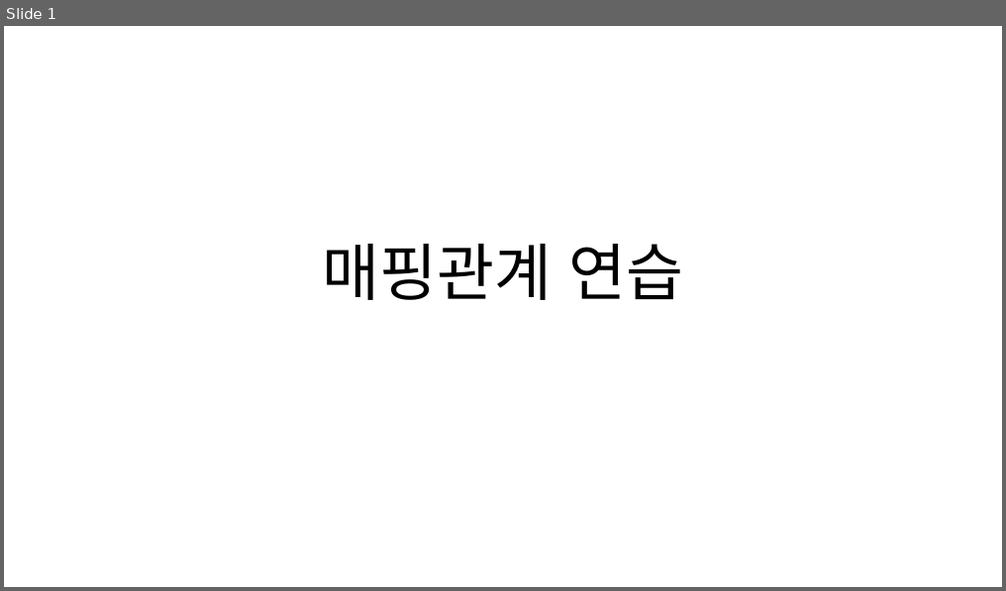
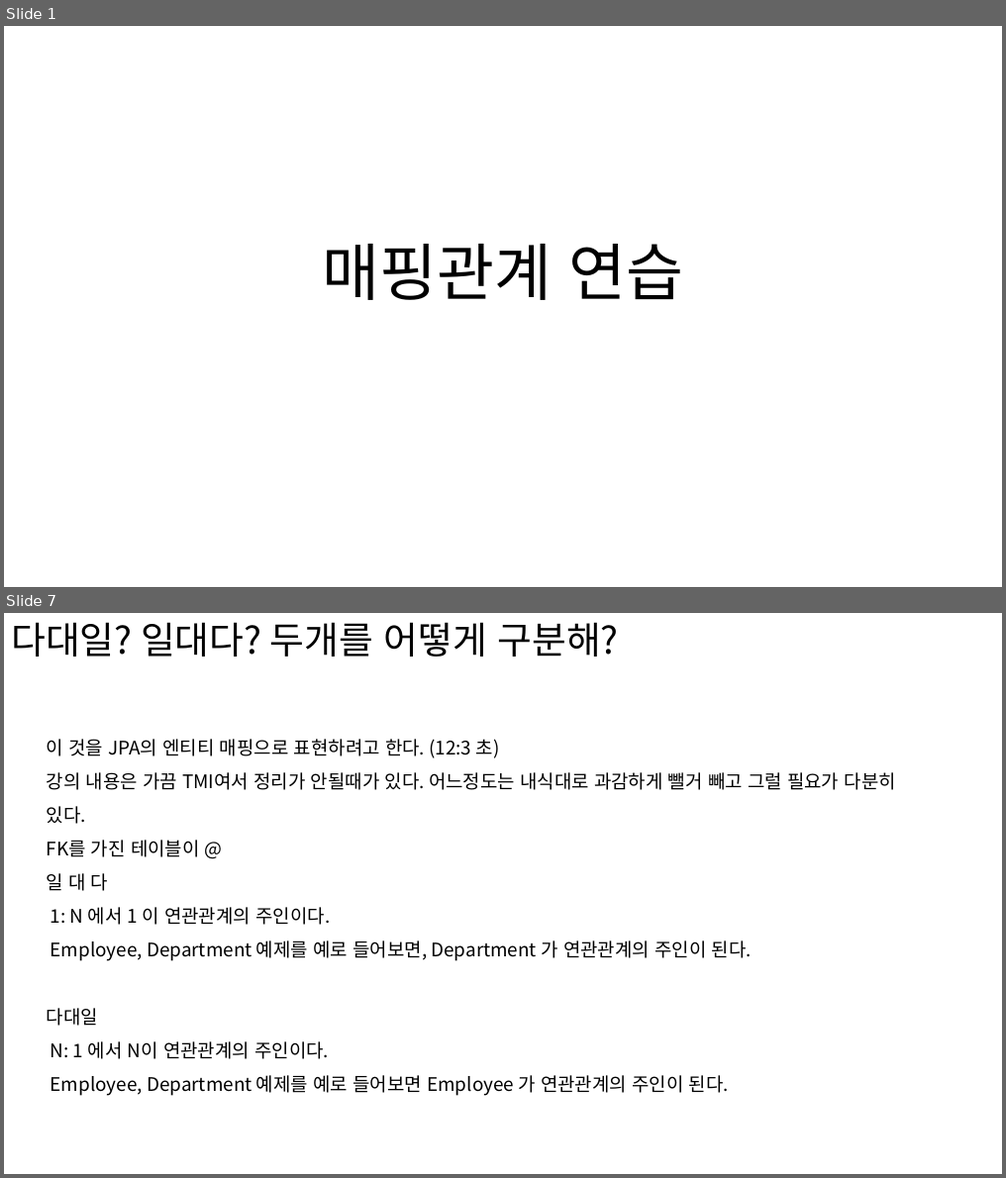
Before and after one commit to soon-good/study_archives, a slide deck: java/JPA/매핑관계_연습.pptx. Shown one above the other, each under a label of ours: slide 1 before the commit, slides 1 and 7 after it; the slides between them are not shown. The pictures are 1006x591 and 1006x1178 pixels, drawn with LibreOffice and Linux fonts; fonts in the diff are those of the drawing. Boxes give left, top, right and bottom in pixels: in the first picture for what was removed or moved away, otherwise in the second. Text is boxed around its words. In the diff, an @@ line names an element or a change of style, - is before the commit and + after.

Commit message:
JPA BASIC : 엔티티 매핑 4종류 요약본 : N:1 매핑 (Many To One) 단방향 예제 추가 : 스프링 Data JPA 확장기능 : 쿼리메소드 기능 : 엔티티 매핑 테스트 정리문서

```diff
--- a/java/JPA/매핑관계_연습.pptx
+++ b/java/JPA/매핑관계_연습.pptx
@@ slide 7 added at box(4, 613, 1002, 1174), background #FFFFFF @@
@@ text added at box(11, 622, 619, 657), 36 pt, text #000000 @@
+다대일? 일대다? 두개를 어떻게 구분해?
@@ text added at box(47, 739, 896, 1096), 18 pt, text #000000 @@
+이 것을 JPA의 엔티티 매핑으로 표현하려고 한다. (12:3 초)
+강의 내용은 가끔 TMI여서 정리가 안될때가 있다. 어느정도는 내식대로 과감하게 뺄거 빼고 그럴 필요가 다분히 있다.
+FK를 가진 테이블이 @
+일 대 다
+1: N 에서 1 이 연관관계의 주인이다.
+Employee, Department 예제를 예로 들어보면, Department 가 연관관계의 주인이 된다.
+다대일
+N: 1 에서 N이 연관관계의 주인이다.
+Employee, Department 예제를 예로 들어보면 Employee 가 연관관계의 주인이 된다.
```
Also in this commit, not shown: 2 slides changed, 36 other slides added, 38 other files.
